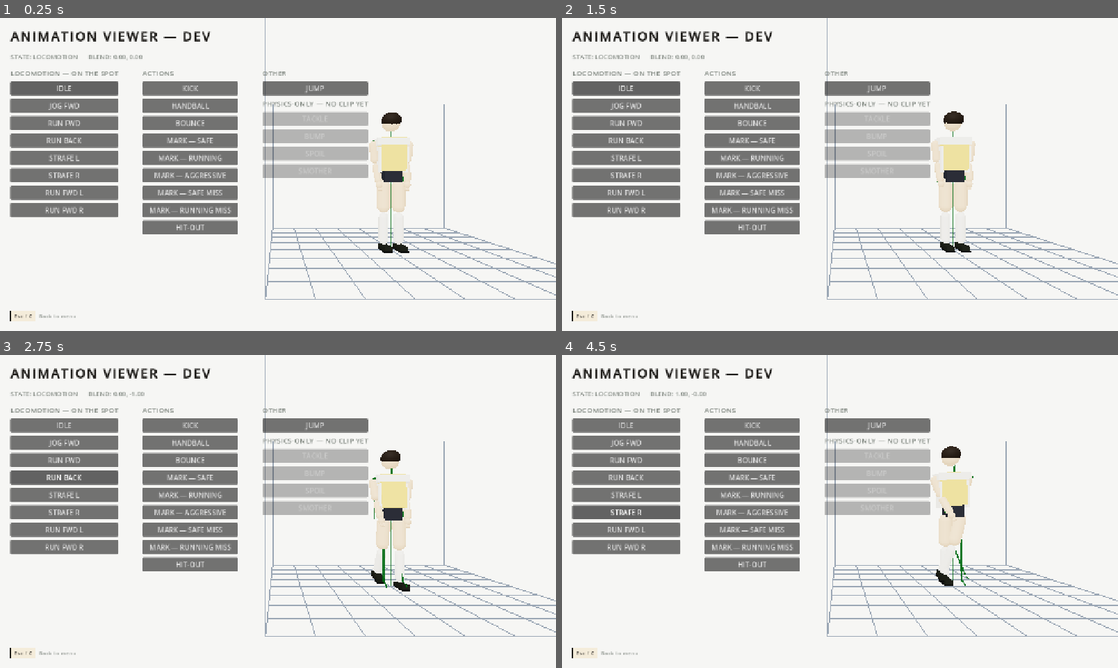
Above: before the commit, frames 1-4 (two rows, left to right).
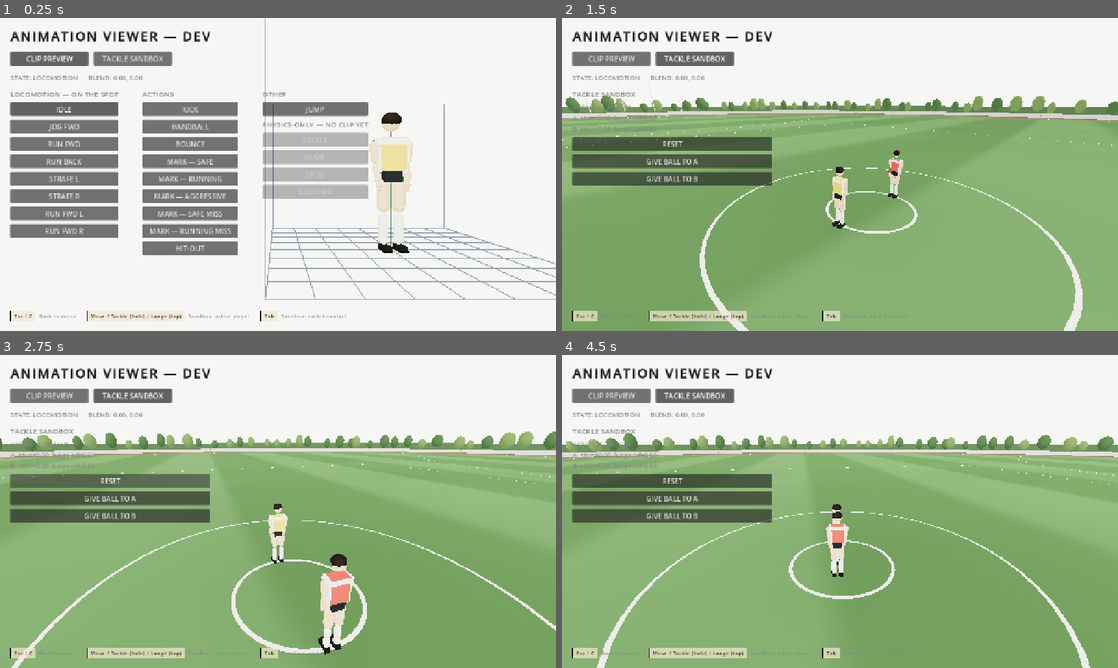
Above: after the commit, the same moments.

Repository: Yaandle/aussie-rules2
Game: Godot game, scene res://scenes/dev/animation_viewer.tscn
Two runs of this game, one before a commit and one after it. Both use one fixed random seed, a clock stepped at 60 frames per second and the inputs below. This scene is started directly instead of the project's main scene.
Inputs (mouse positions are in pixels of both pictures, inside the frame that each line leads up to):
- Up to frame 1 (0.25 s): no input
- Up to frame 2 (1.5 s): click (612, 58) at 0.5 s, where only the run after the commit has a clickable "CLIP PREVIEW"; click (695, 58) at 1.25 s, where only the run after the commit has a clickable "TACKLE SANDBOX"
- Up to frame 3 (2.75 s): click (111, 480) at 2 s, where only the run after the commit has a clickable "RESET"
- Up to frame 4 (4.5 s): click (673, 498) at 2.75 s, where only the run after the commit has a clickable "GIVE BALL TO A"; click (673, 514) at 3.5 s, where only the run after the commit has a clickable "GIVE BALL TO B"; tap Enter (ui_accept) at 4.25 s; move the mouse to (962, 495) at 4.27 s; hold D (move_right) from 4.28 s (still down); hold Shift (sprint) from 4.28 s (still down); click (962, 495) at 4.42 s

The runs differ from the first frame. In frame 1, 18% of the frame differs, in the area x 1-67%, y 10-97%; in frame 2, 76%, in the area x 0-100%, y 0-100%; in frame 3, 75%; in frame 4, 76%.

Commit message:
animation viewer updates

Diff:
--- a/scripts/dev/animation_viewer.gd
+++ b/scripts/dev/animation_viewer.gd
@@ -22,6 +22,20 @@
 ## actually animate. Those show as disabled buttons here rather than being
 ## left out silently, so this screen stays an honest map of what exists
 ## versus what's still physics-only.
+##
+## A second mode, TACKLE SANDBOX, sits alongside the clip preview for
+## exactly the physics-only contests the preview can't show: two real
+## PlayerController instances (the same player.tscn/ball.tscn/field.tscn
+## full_game.gd and kick_to_kick.gd instantiate, not a bespoke stand-in),
+## so Slide/Lunge resolve through the real _resolve_tackle_contact —
+## closing speed, approach angle, stun/cooldown, all of it. kick_to_kick's
+## AI rival always sprints once it has the ball (AIBrain._think_carrying),
+## which is exactly what makes deliberately setting up a tackle attempt
+## there hard — here, whichever player ISN'T currently controlled gets a
+## plain idle PlayerBrain (wish_direction always ZERO) instead of an
+## AIBrain, so it just stands wherever it was last driven to rather than
+## running off, and switch_player (the same action full_game.gd's human-
+## slot cycling already uses) swaps which one has HumanBrain.
 
 const STAND_ON := Vector3.ZERO
 
@@ -81,8 +95,23 @@
 const JUMP_RISE_TIME := 0.28
 const JUMP_FALL_TIME := 0.32
 
+enum ViewMode { CLIP_PREVIEW, TACKLE_SANDBOX }
+
+const PlayerScene := preload("res://scenes/player/player.tscn")
+const BallScene := preload("res://scenes/ball/ball.tscn")
+const FieldScene := preload("res://scenes/field/field.tscn")
+const BroadcastCameraScene := preload("res://scenes/camera/broadcast_camera.tscn")
+
+## Starting gap for RESET — close enough that either side can reach a
+## tackle attempt in a couple of steps, far enough that a Slide's dive-in
+## (TACKLE_SLIDE_DIVE_RANGE) has room to actually fire instead of always
+## starting already inside TACKLE_RADIUS.
+const SANDBOX_START_GAP := 3.0
+
 @onready var _camera: Camera3D = $Camera3D
 @onready var _ui: Control = $Overlay/UI
+
+var _mode := ViewMode.CLIP_PREVIEW
 
 var _subject: Node3D
 var _rig: HumanoidRig
@@ -92,27 +121,47 @@
 var _blend_label: Label
 var _jump_tween: Tween
 
+var _preview_columns: HBoxContainer
+var _sandbox_panel: VBoxContainer
+
+var _sandbox_field: Node3D
+var _sandbox_camera: BroadcastCamera
+var _player_a: PlayerController
+var _player_b: PlayerController
+var _sandbox_ball: Ball
+var _active_index := 0   # 0 = player A has HumanBrain, 1 = player B does
+
+var _sandbox_status_label: Label
+var _studio_floor: MeshInstance3D
+
 
 func _ready() -> void:
-	add_child(_build_studio_floor())
+	_studio_floor = _build_studio_floor()
+	add_child(_studio_floor)
 	_build_subject()
 	_camera.rotation = Vector3.ZERO
 	_camera.position = STAND_ON + Vector3(-CAMERA_SIDESTEP, CAMERA_HEIGHT, CAMERA_DISTANCE)
+	_build_tackle_sandbox()
 	_build_ui()
+	_set_mode(ViewMode.CLIP_PREVIEW)
 
 
 func _process(delta: float) -> void:
-	if _player_animation == null:
-		return
-	_player_animation.drive(_current_blend, delta)
-	_state_label.text = "STATE: %s" % String(_player_animation.current_state()).to_upper()
-	var b := _player_animation.blend_position()
-	_blend_label.text = "BLEND: %.2f, %.2f" % [b.x, b.y]
+	if _player_animation != null:
+		_player_animation.drive(_current_blend, delta)
+		_state_label.text = "STATE: %s" % String(_player_animation.current_state()).to_upper()
+		var b := _player_animation.blend_position()
+		_blend_label.text = "BLEND: %.2f, %.2f" % [b.x, b.y]
+	if _mode == ViewMode.TACKLE_SANDBOX:
+		_update_sandbox_status()
 
 
 func _unhandled_input(event: InputEvent) -> void:
 	if event.is_action_pressed(&"pause") or event.is_action_pressed(&"character_menu"):
 		SceneWipe.change_scene("res://scenes/ui/main_menu.tscn")
+		return
+	if _mode == ViewMode.TACKLE_SANDBOX and event.is_action_pressed(&"switch_player"):
+		_set_active_player(1 - _active_index)
 
 
 # ── Subject: rig + the same AnimationPlayer/AnimationTree/PlayerAnimation
@@ -167,6 +216,8 @@
 	root.add_child(UIStyle.label("ANIMATION VIEWER — DEV", UIStyle.SIZE_TITLE,
 		UIStyle.TEXT_PRIMARY, UIStyle.WEIGHT_HEAVY, UIStyle.TRACK_TITLE))
 
+	root.add_child(_build_mode_toggle())
+
 	var status := HBoxContainer.new()
 	status.mouse_filter = Control.MOUSE_FILTER_IGNORE
 	status.add_theme_constant_override(&"separation", 24)
@@ -176,19 +227,52 @@
 	status.add_child(_state_label)
 	status.add_child(_blend_label)
 
-	var columns := HBoxContainer.new()
-	columns.mouse_filter = Control.MOUSE_FILTER_IGNORE
-	columns.add_theme_constant_override(&"separation", 56)
-	root.add_child(columns)
-
-	columns.add_child(_build_locomotion_group())
-	columns.add_child(_build_action_group())
-	columns.add_child(_build_misc_group())
+	_preview_columns = HBoxContainer.new()
+	_preview_columns.mouse_filter = Control.MOUSE_FILTER_IGNORE
+	_preview_columns.add_theme_constant_override(&"separation", 56)
+	root.add_child(_preview_columns)
+
+	_preview_columns.add_child(_build_locomotion_group())
+	_preview_columns.add_child(_build_action_group())
+	_preview_columns.add_child(_build_misc_group())
+
+	_sandbox_panel = _build_sandbox_ui()
+	root.add_child(_sandbox_panel)
 
 	var hints := KeyHintBar.new()
 	hints.position = Vector2(24.0, 674.0)
-	hints.set_hints([{"keys": "Esc / C", "label": "Back to menu"}])
+	hints.set_hints([
+		{"keys": "Esc / C", "label": "Back to menu"},
+		{"keys": "Move / Tackle (hold) / Lunge (tap)", "label": "Sandbox: active player"},
+		{"keys": "Tab", "label": "Sandbox: switch control"},
+	])
 	_ui.add_child(hints)
+
+
+func _build_mode_toggle() -> HBoxContainer:
+	var row := HBoxContainer.new()
+	row.mouse_filter = Control.MOUSE_FILTER_IGNORE
+	row.add_theme_constant_override(&"separation", 12)
+
+	var toggle_group := ButtonGroup.new()
+	var preview_button := Button.new()
+	preview_button.text = "CLIP PREVIEW"
+	preview_button.toggle_mode = true
+	preview_button.button_group = toggle_group
+	preview_button.button_pressed = true
+	preview_button.custom_minimum_size = Vector2(180.0, 32.0)
+	preview_button.pressed.connect(func() -> void: _set_mode(ViewMode.CLIP_PREVIEW))
+	row.add_child(preview_button)
+
+	var sandbox_button := Button.new()
+	sandbox_button.text = "TACKLE SANDBOX"
+	sandbox_button.toggle_mode = true
+	sandbox_button.button_group = toggle_group
+	sandbox_button.custom_minimum_size = Vector2(180.0, 32.0)
+	sandbox_button.pressed.connect(func() -> void: _set_mode(ViewMode.TACKLE_SANDBOX))
+	row.add_child(sandbox_button)
+
+	return row
 
 
 func _build_locomotion_group() -> VBoxContainer:
@@ -266,6 +350,163 @@
 		.set_trans(Tween.TRANS_SINE).set_ease(Tween.EASE_IN)
 
 
+# ── Tackle sandbox: real PlayerController/Ball/Field physics, two bodies,
+# whichever one isn't currently controlled just stands idle instead of
+# running off like kick_to_kick's AIBrain rival does the moment it has the
+# ball. ─────────────────────────────────────────────────────────────────
+
+func _build_tackle_sandbox() -> void:
+	_sandbox_field = FieldScene.instantiate()
+	add_child(_sandbox_field)
+
+	_sandbox_ball = BallScene.instantiate()
+	add_child(_sandbox_ball)
+
+	_player_a = PlayerScene.instantiate()
+	_player_a.team = Tuning.Team.HOME
+	add_child(_player_a)
+
+	_player_b = PlayerScene.instantiate()
+	_player_b.team = Tuning.Team.AWAY
+	(_player_b.get_node("Rig") as HumanoidRig).away_kit = true
+	add_child(_player_b)
+
+	# target must be valid before add_child — _ready() calls recenter()
+	# immediately, which no-ops on a null target.
+	_sandbox_camera = BroadcastCameraScene.instantiate()
+	_sandbox_camera.ball = _sandbox_ball
+	_sandbox_camera.target = _player_a
+	add_child(_sandbox_camera)
+
+	_reset_sandbox()
+
+
+## Fresh start line, ball to B, A in control — same "RESET" a dev reaches
+## for after any attempt, successful or not, rather than hunting down every
+## timer a tackle attempt could have touched by hand. Facing each other, not
+## away — a straight-line first step toward the other player is the whole
+## point of a tackle-testing sandbox, not a 180-degree turn before either
+## body starts moving anywhere useful.
+func _reset_sandbox() -> void:
+	_player_a.global_position = Vector3(0.0, 0.0, -SANDBOX_START_GAP * 0.5)
+	_player_a.rotation.y = deg_to_rad(180.0)
+	_player_a.velocity = Vector3.ZERO
+	_player_a._stun_timer = 0.0
+	_player_a._lunge_tap_cooldown = 0.0
+
+	_player_b.global_position = Vector3(0.0, 0.0, SANDBOX_START_GAP * 0.5)
+	_player_b.rotation.y = 0.0
+	_player_b.velocity = Vector3.ZERO
+	_player_b._stun_timer = 0.0
+	_player_b._lunge_tap_cooldown = 0.0
+
+	_player_a.drop_ball()
+	_player_b.drop_ball()
+	_player_b.give_possession(_sandbox_ball)
+
+	_active_index = 0
+	_apply_active_brain()
+	_sandbox_camera.recenter()
+
+
+func _give_ball_to(player: PlayerController) -> void:
+	_player_a.drop_ball()
+	_player_b.drop_ball()
+	player.give_possession(_sandbox_ball)
+
+
+func _set_active_player(index: int) -> void:
+	_active_index = index
+	_apply_active_brain()
+
+
+## HumanBrain reads real Input/InputManager directly, so the active player
+## gets every real binding for free — move, hold Tackle for Slide, tap
+## Lunge tackle, exactly the same actions full_game.gd/kick_to_kick.gd
+## wire up, nothing sandbox-specific to reimplement. The other player gets
+## a bare PlayerBrain (every want defaults false, wish_direction always
+## ZERO) rather than an AIBrain — that's the whole point: it stands exactly
+## where it was last driven to instead of sprinting off with the ball.
+func _apply_active_brain() -> void:
+	var active := _player_a if _active_index == 0 else _player_b
+	var idle := _player_b if _active_index == 0 else _player_a
+	active.set_brain(HumanBrain.new())
+	active.camera = _sandbox_camera.camera()
+	idle.set_brain(PlayerBrain.new())
+	_sandbox_camera.switch_target(active)
+
+
+func _update_sandbox_status() -> void:
+	var active_name := "A" if _active_index == 0 else "B"
+	var carrier := "loose"
+	if _player_a.is_carrying():
+		carrier = "A"
+	elif _player_b.is_carrying():
+		carrier = "B"
+	_sandbox_status_label.text = ("ACTIVE: %s   BALL: %s\n" \
+		+ "A  stun=%.2f  lunge cd=%.2f\n" \
+		+ "B  stun=%.2f  lunge cd=%.2f") % [
+			active_name, carrier,
+			_player_a._stun_timer, _player_a._lunge_tap_cooldown,
+			_player_b._stun_timer, _player_b._lunge_tap_cooldown,
+		]
+
+
+func _build_sandbox_ui() -> VBoxContainer:
+	var group := VBoxContainer.new()
+	group.mouse_filter = Control.MOUSE_FILTER_IGNORE
+	group.add_theme_constant_override(&"separation", 8)
+	group.add_child(UIStyle.label("TACKLE SANDBOX", UIStyle.SIZE_LABEL,
+		UIStyle.TEXT_MUTED, UIStyle.WEIGHT_BOLD, UIStyle.TRACK_LABEL))
+
+	_sandbox_status_label = UIStyle.label("ACTIVE: A   BALL: B", UIStyle.SIZE_LABEL, UIStyle.TEXT_MUTED)
+	group.add_child(_sandbox_status_label)
+
+	var reset_button := Button.new()
+	reset_button.text = "RESET"
+	reset_button.custom_minimum_size = Vector2(200.0, 32.0)
+	reset_button.pressed.connect(_reset_sandbox)
+	group.add_child(reset_button)
+
+	var give_a := Button.new()
+	give_a.text = "GIVE BALL TO A"
+	give_a.custom_minimum_size = Vector2(200.0, 32.0)
+	give_a.pressed.connect(func() -> void: _give_ball_to(_player_a))
+	group.add_child(give_a)
+
+	var give_b := Button.new()
+	give_b.text = "GIVE BALL TO B"
+	give_b.custom_minimum_size = Vector2(200.0, 32.0)
+	give_b.pressed.connect(func() -> void: _give_ball_to(_player_b))
+	group.add_child(give_b)
+
+	return group
+
+
+## Swaps which subject is visible/live rather than tearing either down —
+## both keep existing (and, for the sandbox pair, keep simulating physics)
+## regardless of which is on screen; there are only ever these two bodies
+## in this scene so there's no ambiguity for _nearest_player's group scan
+## to trip over.
+func _set_mode(mode: ViewMode) -> void:
+	_mode = mode
+	var preview_on := mode == ViewMode.CLIP_PREVIEW
+
+	_subject.visible = preview_on
+	_studio_floor.visible = preview_on
+	_camera.current = preview_on
+	_preview_columns.visible = preview_on
+
+	_sandbox_field.visible = not preview_on
+	_player_a.visible = not preview_on
+	_player_b.visible = not preview_on
+	_sandbox_ball.visible = not preview_on
+	_sandbox_camera.camera().current = not preview_on
+	_sandbox_panel.visible = not preview_on
+	if not preview_on:
+		_reset_sandbox()
+
+
 ## A bounded reference grid, not an infinite ground plane — a floor with no
 ## edge gives the eye nothing to judge scale or footing against, which is
 ## the opposite of what a "does this animation look right" tool needs.
Not shown, changed: docs/HANDOVER.md
